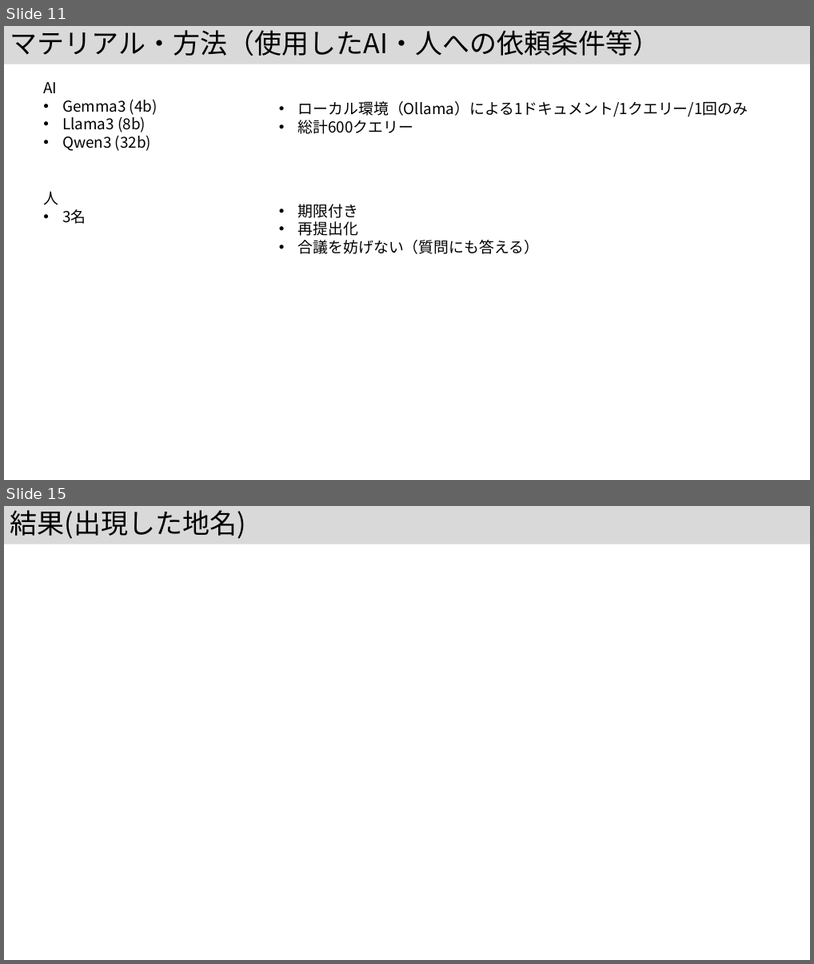
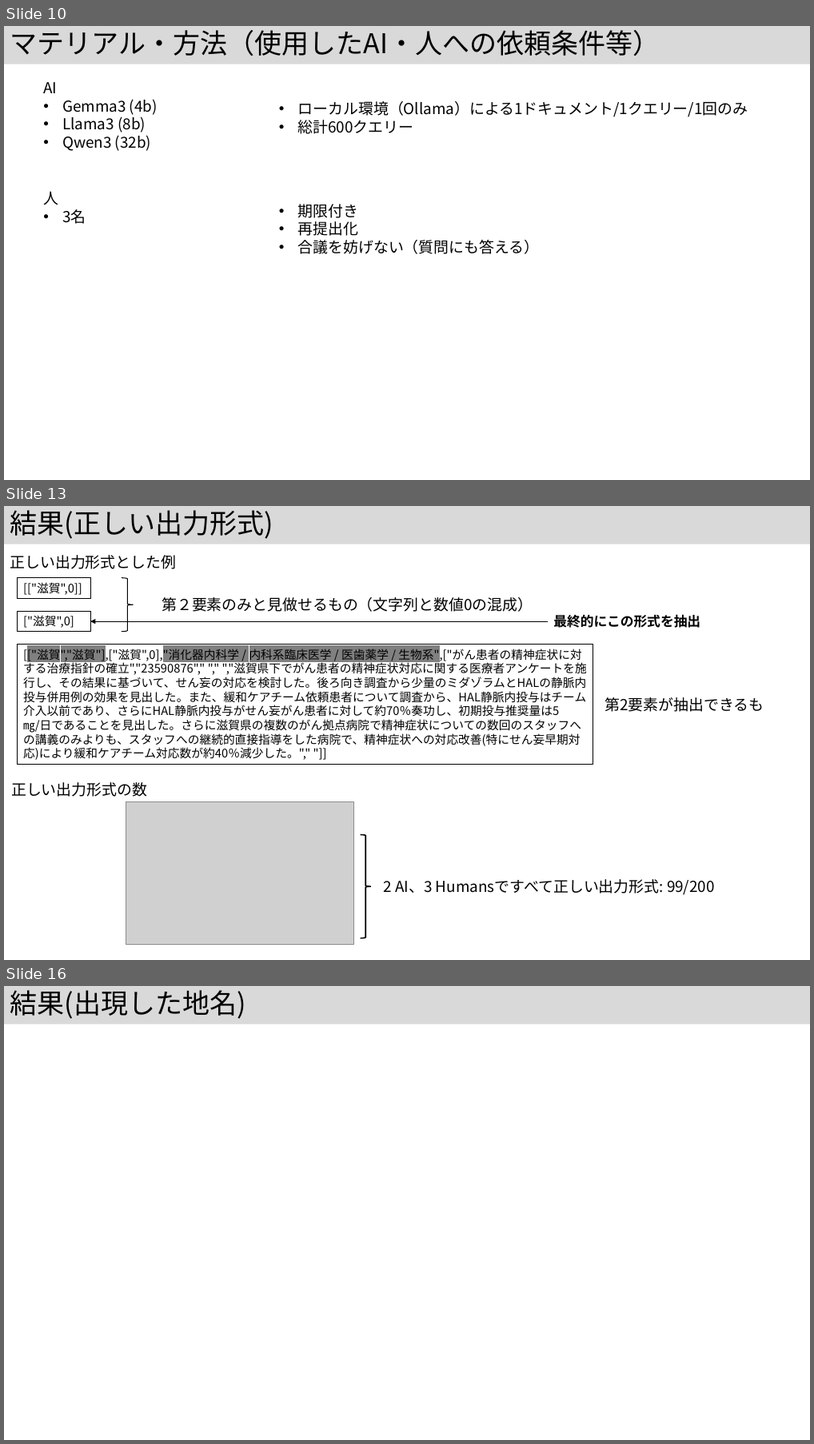
Before and after one commit to kouamano/nihongo-region-name-extract, a slide deck: jsik2026taikai.pptx. Shown one above the other, each under a label of ours: slides 11 and 15 before the commit, slides 10, 13 and 16 after it; the slides between them are not shown. The pictures are 814x964 and 814x1444 pixels, drawn with LibreOffice and Linux fonts; fonts in the diff are those of the drawing; grey boxes stand for pictures. Boxes give left, top, right and bottom in pixels: in the first picture for what was removed or moved away, otherwise in the second. Text is boxed around its words. In the diff, an @@ line names an element or a change of style, - is before the commit and + after.

```diff
--- a/jsik2026taikai.pptx
+++ b/jsik2026taikai.pptx
@@ slide 13 added at (4,506,810,960), background #FFFFFF @@
@@ title added at (4,506,810,544), fill #D9D9D9, 32.4 pt, text #000000 @@
+結果(正しい出力形式)
@@ text added at (10,555,176,569), 18 pt, text #000000 @@
+正しい出力形式とした例
@@ rectangle added at (18,578,90,599), outline #000000 0.75 pt, 14 pt, text #000000 @@
+[["滋賀",0]]
@@ right brace added at (122,578,133,632), outline #000000 1 pt @@
@@ text added at (162,597,533,612), 18 pt, text #000000 @@
+第２要素のみと見做せるもの（文字列と数値0の混成）
@@ rectangle added at (18,612,90,632), outline #000000 0.75 pt, 14 pt, text #000000 @@
+["滋賀",0]
@@ arrow added from (549, 621) to (90, 621), #000000 0.75 pt @@
@@ text added at (554,614,701,628), 16 pt, text #000000, bold @@
+最終的にこの形式を抽出
@@ rectangle added at (18,644,594,765), outline #000000 0.75 pt, 14 pt, text #000000 @@
+[["滋賀","滋賀"],["滋賀",0],"消化器内科学 / 内科系臨床医学 / 医歯薬学 / 生物系",["がん患者の精神症状に対する治療指針の確立","23590876"," "," ","滋賀県下でがん患者の精神症状対応に関する医療者アンケートを施行し、その結果に基づいて、せん妄の対応を検討した。後ろ向き調査から少量のミダゾラムとHALの静脈内投与併用例の効果を見出した。また、緩和ケアチーム依頼患者について調査から、HAL静脈内投与はチーム介入以前であり、さらにHAL静脈内投与がせん妄がん患者に対して約70％奏功し、初期投与推奨量は5㎎/日であることを見出した。さらに滋賀県の複数のがん拠点病院で精神症状についての数回のスタッフへの講義のみよりも、スタッフへの継続的直接指導をした病院で、精神症状への対応改善(特にせん妄早期対応)により緩和ケアチーム対応数が約40％減少した。"," "]]
@@ text added at (606,697,765,712), 18 pt, text #000000 @@
+第2要素が抽出できるも
@@ text added at (11,782,147,796), 18 pt, text #000000 @@
+正しい出力形式の数
@@ picture added at (126,801,354,944) @@
@@ right brace added at (361,835,371,938), outline #000000 1.5 pt @@
@@ text added at (384,879,715,895), 18 pt, text #000000 @@
+2 AI、3 Humansですべて正しい出力形式: 99/200
@@ what was slide 11 is now slide 10 @@
@@ what was slide 15 is now slide 16 @@
```
Also in this commit, not shown: 8 slides changed, 1 other slide added, 1 slide removed.
